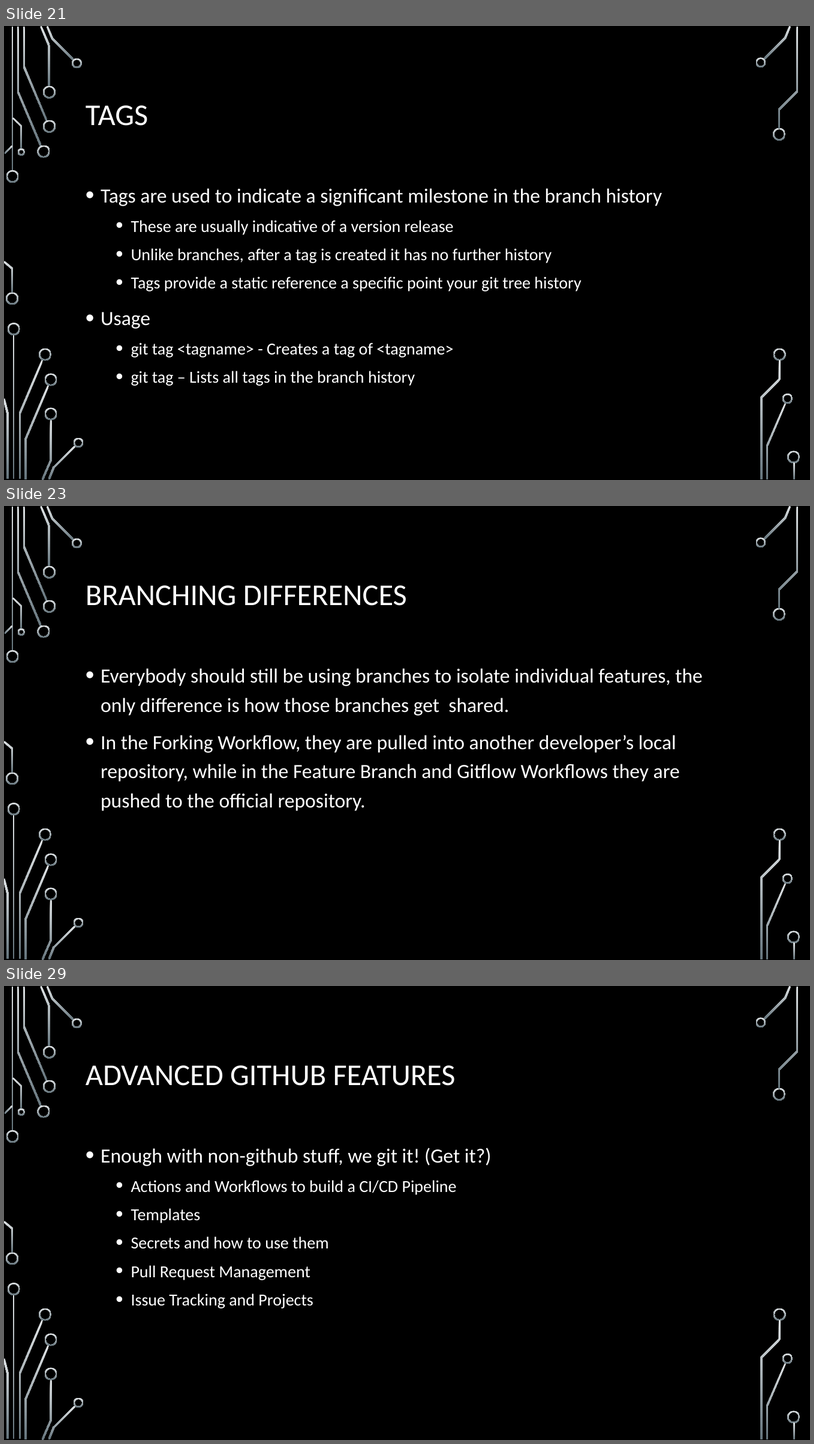
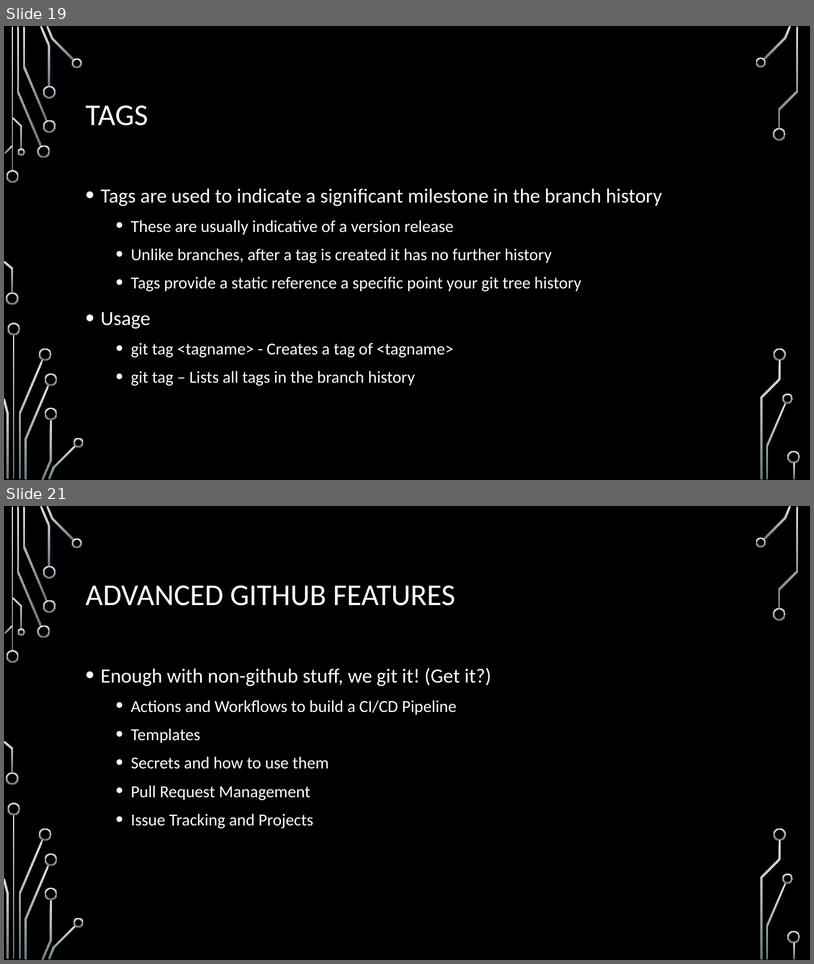
Before and after one commit to onideus/github-101-website, a slide deck: resources/Advanced github topics.pptx. Shown one above the other, each under a label of ours: slides 21, 23 and 29 before the commit, slides 19 and 21 after it; the slides between them are not shown. The pictures are 814x1444 and 814x964 pixels, drawn with LibreOffice and Linux fonts; fonts in the diff are those of the drawing; background and template pictures are left out. Boxes give left, top, right and bottom in pixels: in the first picture for what was removed or moved away, otherwise in the second. Text is boxed around its words. In the diff, an @@ line names an element or a change of style, - is before the commit and + after.

```diff
--- a/resources/Advanced github topics.pptx
+++ b/resources/Advanced github topics.pptx
@@ slide 23 removed at (x1=4, y1=506, x2=810, y2=960), background picture (left out); not listed: 36 template elements that a slide beside it also shows @@
@@ title removed at (x1=86, y1=585, x2=407, y2=606) @@
-BRANCHING DIFFERENCES
@@ text removed at (x1=101, y1=668, x2=703, y2=811) @@
-• Everybody should still be using branches to isolate individual features, the only difference is how those branches get shared.
-• In the Forking Workflow, they are pulled into another developer’s local repository, while in the Feature Branch and Gitflow Workflows they are pushed to the official repository.
@@ what was slide 21 is now slide 19 @@
@@ what was slide 29 is now slide 21 @@
```
Also in this commit, not shown: 8 slides changed, 7 other slides removed, 1 other file.
